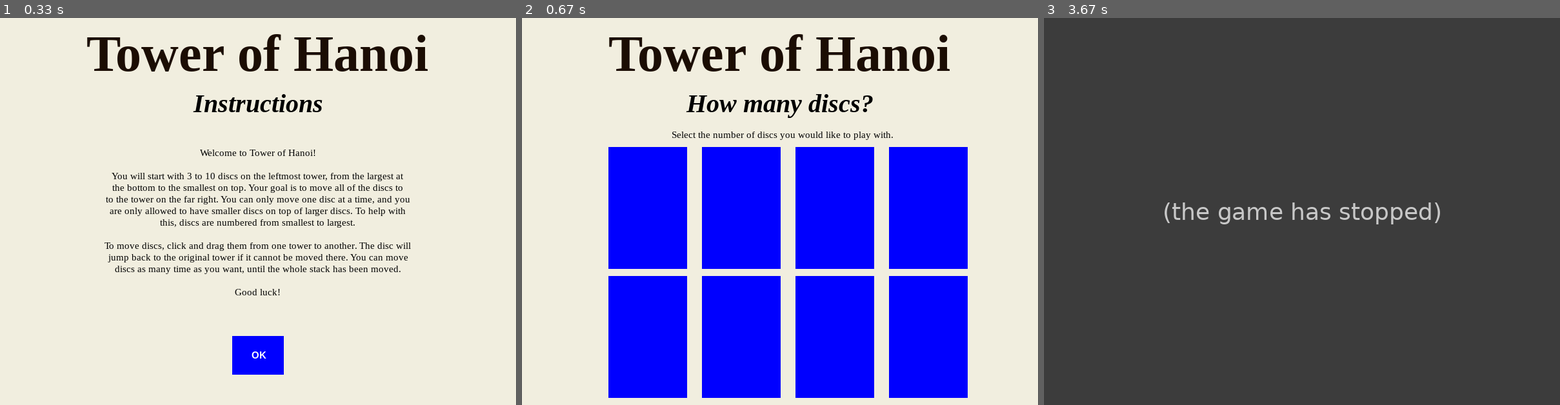
Above: before the commit, frames 1-3 (left to right).
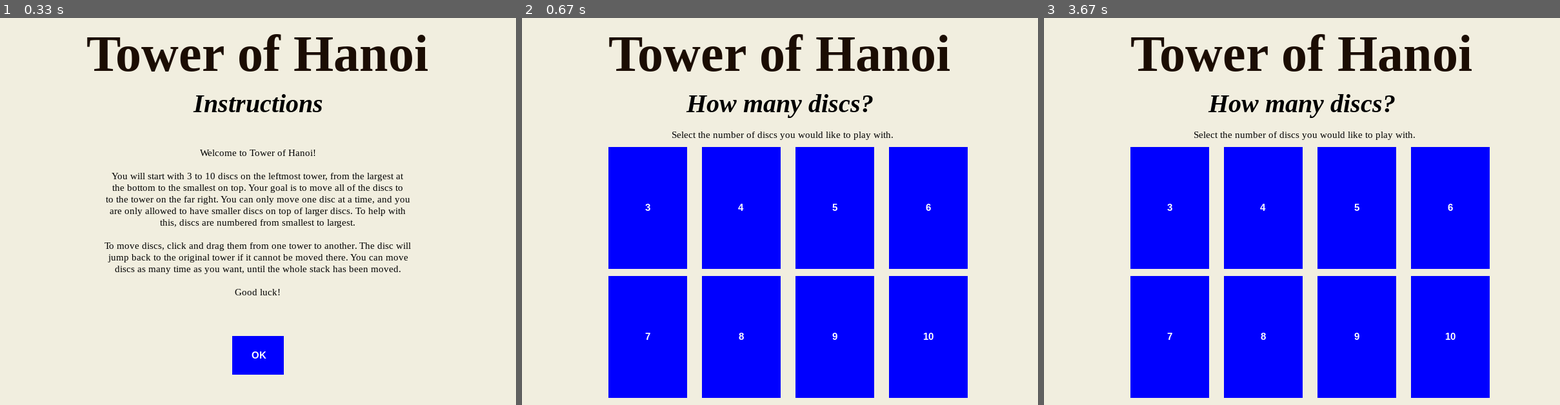
Above: after the commit, the same moments.

Repository: cam-rod/Tower-Of-Hanoi
Game: pygame game, started from tower-of-hanoi.py
Two runs of this game, one before a commit and one after it. Both use one fixed random seed, a clock stepped at 60 frames per second and the inputs below.
Inputs (mouse positions are in pixels of both pictures, inside the frame that each line leads up to):
- Up to frame 1 (0.33 s): no input
- Up to frame 2 (0.67 s): click (780, 354) at 0.38 s
- Up to frame 3 (3.67 s): click (1302, 234) at 0.83 s

Frame 1 is identical in both runs. In frame 2, 0.1% of the frame differs, in the area x 23-80%, y 48-84%; in frame 3, 100%, in the area x 0-100%, y 0-100%.
Before the commit the program exited at 3.38 s; later frames show no game.

Commit message:
started game interface generation
also completed number of disc selection function

Diff:
--- a/tower-of-hanoi.py
+++ b/tower-of-hanoi.py
@@ -13,6 +13,8 @@
 title_font
 subtitle_font
 text_font
+button_font
+towers: list: the list of discs currently on towers
 active
 event
 x
@@ -22,9 +24,10 @@
 subtitle
 ins_list
 length
-button_font
 button_text
 number_button
+num
+tower_block
 """
 
 # This function loads in the title and subtitle as needed.
@@ -51,6 +54,9 @@
             screen.blit(subtitle, ((800 - subtitle_font.size(subtitle_text[0])[0]) / 2,10))
         except IndexError:
             pass
+        # End try/except
+    # End if title_text
+# End load_title
 
 # This function provides the instructions of the game to the user.
 # start: bool: Determines whether the game is starting to call next method
@@ -91,6 +97,7 @@
 
     pygame.display.update()
 
+    # Scan for button click
     active = True
     while active:
         for event in pygame.event.get():
@@ -110,7 +117,8 @@
         game_setup()
     else:
         pass # NOTE: This will return to game
-     # End if start
+    # End if start
+# End load_instructions
 
 # This function warns the user if they are about to quit the game.
 def quit_warning():
@@ -128,26 +136,78 @@
     screen.blit(text, (232,172))
 
     # Generate buttons for number selection with text
-    # NOTE: gaps of 11px
     number_button = pygame.Surface((122,189))
     number_button.fill((0,0,255))
 
     for i in range(4):
         for j in range(2):
+            num = str(3 + i + (j*4))
             screen.blit(number_button, (134+(i*145), 200+(j*200)))
+
+            button_text = button_font.render(num, True, (255,255,255))
+            button_text = button_text.convert_alpha()
+            screen.blit(button_text, (195+(i*145)-(button_font.size(num)[0]/2), 285+(j*200)))
         # End for j
     # End for i
 
-    # Generate numbers within buttons
-    for i in range(3,11):
-        pass
-        #button_text = button_font.render(str(i), True, (255,255,255))
-        #button_text = button_text.convert_alpha()
-        #screen.blit(button)
-     # NOTE: combine this function with the one above for sanity's sake
-
     pygame.display.update()
-    pygame.time.wait(3000)
+
+    # Scan for number selection
+    active = True
+    while active:
+        for event in pygame.event.get():
+            if event.type == pygame.QUIT: # Quit button
+                active = False # NOTE: remove when quit function is complete
+                quit_warning()
+            elif event.type == pygame.MOUSEBUTTONDOWN:
+                for i in range(4):
+                    if active is not True:
+                        break
+                    # End if active
+                    for j in range(2):
+                        if button_clicked(event, (134+(i*145),255+(i*145)), (200+(j*200),388+(j*200))):
+                            num = 3 + i + (j*4) # Return the number selected
+                            active = False
+                        # End if button_clicked
+                    # End for i
+                # End for i
+            # End if event.type
+        # End got event
+    # End while active
+
+    generate_game(num)
+# End game_setup
+
+# This function updates the interface based on the location of the discs
+# mouse_clicked: bool: declares whether the mouse is currently holding a number
+# mouse_data: list: optional; provides disc held by mouse and mouse position
+def screen_update(mouse_clicked, *mouse_data):
+    # Generate the background, towers, and instructions button
+    screen.blit(background, (0,0))
+
+    tower_block = pygame.Surface((40, 440))
+    tower_block.fill((27,13,3))
+    tower_block = tower_block.convert()
+    for i in range(3):
+        screen.blit(tower_block, (160+(i*220), 160))
+    # End if i
+
+    button_text = button_font.render('Instructions', True, (255,255,255))
+    button_text = button_text.convert_alpha()
+    screen.blit(button, (710,10))
+    screen.blit(button_text, (713,31))
+
+    # Generate the discs currently located on the towers
+
+# This function initializes the game.
+# num: int: the number of discs in the game
+def generate_game(num):
+    # Generate initial tower values
+    global towers
+    towers[0] = [i for i in range(num, 0, -1)]
+
+    # Generate the interface
+    screen_update(False)
 
 if __name__ == '__main__': # Program was started directly and not called
     # Initialize pygame
@@ -167,12 +227,13 @@
     # Lambda functions
     button_clicked = lambda event, x, y: True if event.button == 1 and event.pos[0] in range(x[0],x[1]) and \
                                          event.pos[1] in range(y[0],y[1]) else False # Returns True if left click in defined range
-
     # Various fonts
     title_font = pygame.font.SysFont('timesnewroman', 80, True)
     subtitle_font = pygame.font.SysFont('timesnewroman', 40, True, True)
     text_font = pygame.font.SysFont('timesnewroman', 15)
     button_font = pygame.font.SysFont('arial', 15, True)
+    # Tower array
+    towers = [[], [], []]
 
     # Load instructions in game start mode
     instructions(True)
